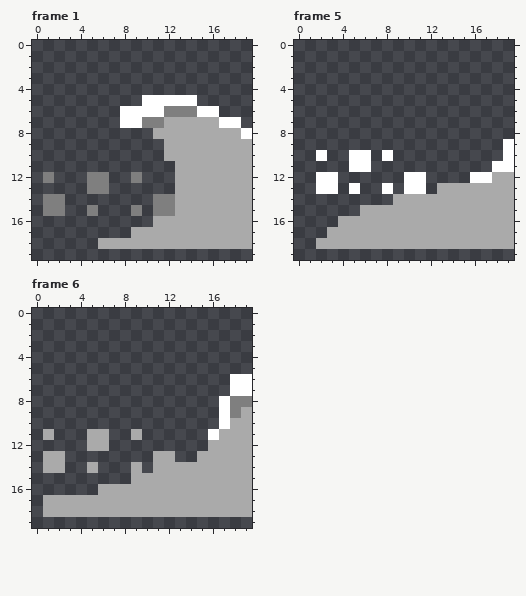
A pixel-art file gets an edit: art/water_mole.ase. This is how it looked before the edit.
20x20 pixels, 6 frames. Shown: frame 1, frame 5, frame 6. The commit also changed other frames, which this record leaves out.
The result:
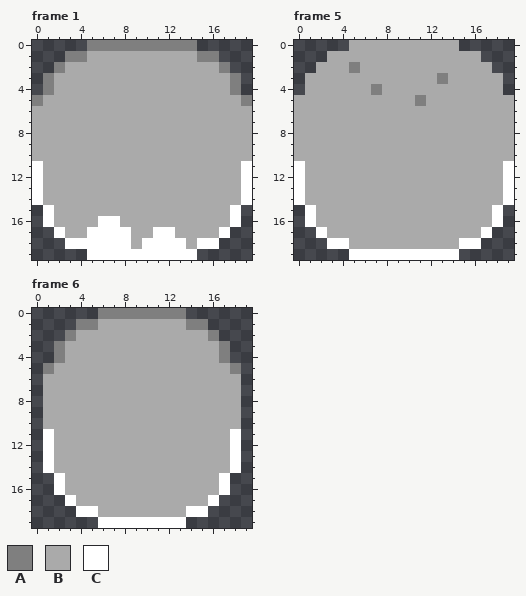
Palette (. is transparent): A #7f7f7f  B #aaaaaa  C #ffffff
Difference:
layer "Layer 2" now hidden
layer "Layer 4" added
Frame 1:
y 0: x 5..14 .......... -> AAAAAAAAAA
y 1: x 3..16 .............. -> AABBBBBBBBBBAA
y 2: x 2..17 ................ -> ABBBBBBBBBBBBBBA
y 3..4: x 1..18 .................. -> ABBBBBBBBBBBBBBBBA
y 5: x 0..19 ..........CCCCC..... -> ABBBBBBBBBBBBBBBBBBA
y 6: x 0..19 ........CCCCAAACC... -> BBBBBBBBBBBBBBBBBBBB
y 7: x 0..11 ........CCAA -> BBBBBBBBBBBB; x 17..19 CC. -> BBB
y 8: x 0..10 ........... -> BBBBBBBBBBB; x 19 C -> B
y 9..10: x 0..11 ............ -> BBBBBBBBBBBB
y 11: x 0..12 ............. -> CBBBBBBBBBBBB; x 19 B -> C
y 12: x 0..12 .A...AA..A... -> CBBBBBBBBBBBB; x 19 B -> C
y 13: x 0..12 .....AA...... -> CBBBBBBBBBBBB; x 19 B -> C
y 14: x 0..12 .AA........AA -> CBBBBBBBBBBBB; x 19 B -> C
y 15: x 1..12 AA..A...A.AA -> CBBBBBBBBBBB; x 18..19 BB -> C.
y 16: x 1..10 .......... -> CBBBBCCBBB; x 18..19 BB -> C.
y 17: x 2..8 ....... -> CBBCCCC; x 11..12 BB -> CC; x 17..19 BBB -> C..
y 18: x 3..8 ...BBB -> CCCCCC; x 10..13 BBBB -> CCCC; x 15..19 BBBBB -> CC...
y 19: x 5..14 .......... -> CCCCCCCCCC
Frame 5:
y 0: x 5..14 .......... -> BBBBBBBBBB
y 1: x 3..16 .............. -> BBBBBBBBBBBBBB
y 2: x 2..17 ................ -> BBBABBBBBBBBBBBB
y 3: x 1..18 .................. -> BBBBBBBBBBBBABBBBB
y 4: x 1..18 .................. -> BBBBBBABBBBBBBBBBB
y 5: x 0..19 .................... -> BBBBBBBBBBBABBBBBBBB
y 6..8: x 0..19 .................... -> BBBBBBBBBBBBBBBBBBBB
y 9: x 0..19 ...................C -> BBBBBBBBBBBBBBBBBBBB
y 10: x 0..19 ..C..CC.C..........C -> BBBBBBBBBBBBBBBBBBBB
y 11: x 0..18 .....CC...........C -> CBBBBBBBBBBBBBBBBBB
y 12: x 0..17 ..CC......CC....CC -> CBBBBBBBBBBBBBBBBB; x 19 B -> C
y 13: x 0..12 ..CC.C..C.CC. -> CBBBBBBBBBBBB; x 19 B -> C
y 14: x 0..8 ......... -> CBBBBBBBB; x 19 B -> C
y 15: x 1..5 ..... -> CBBBB; x 18..19 BB -> C.
y 16: x 1..3 ... -> CBB; x 18..19 BB -> C.
y 17: x 2 . -> C; x 17..19 BBB -> C..
y 18: x 2..4 BBB -> .CC; x 15..19 BBBBB -> CC...
y 19: x 5..14 .......... -> CCCCCCCCCC
Frame 6:
y 0: x 6..13 ........ -> AAAAAAAA
y 1: x 4..15 ............ -> AABBBBBBBBAA
y 2: x 3..16 .............. -> ABBBBBBBBBBBBA
y 3..4: x 2..17 ................ -> ABBBBBBBBBBBBBBA
y 5: x 1..18 .................. -> ABBBBBBBBBBBBBBBBA
y 6..7: x 1..19 .................CC -> BBBBBBBBBBBBBBBBBB.
y 8: x 1..19 ................CAA -> BBBBBBBBBBBBBBBBBB.
y 9: x 1..19 ................CAB -> BBBBBBBBBBBBBBBBBB.
y 10: x 1..17 ................C -> BBBBBBBBBBBBBBBBB; x 19 B -> .
y 11: x 1..4 B... -> CBBB; x 7..8 .. -> BB; x 10..16 ......C -> BBBBBBB; x 18..19 BB -> C.
y 12: x 1..4 .... -> CBBB; x 7..15 ......... -> BBBBBBBBB; x 18..19 BB -> C.
y 13: x 1 B -> C; x 3..10 ........ -> BBBBBBBB; x 13..14 .. -> BB; x 18..19 BB -> C.
y 14: x 1 B -> C; x 3..4 .. -> BB; x 6..8 ... -> BBB; x 10 . -> B; x 18..19 BB -> C.
y 15: x 2..8 ....... -> CBBBBBB; x 17..19 BBB -> C..
y 16: x 2..5 .... -> CBBB; x 17..19 BBB -> C..
y 17: x 1..3 BBB -> ..C; x 16..19 BBBB -> C...
y 18: x 1..5 BBBBB -> ...CC; x 14..19 BBBBBB -> CC....
y 19: x 6..13 ........ -> CCCCCCCC
